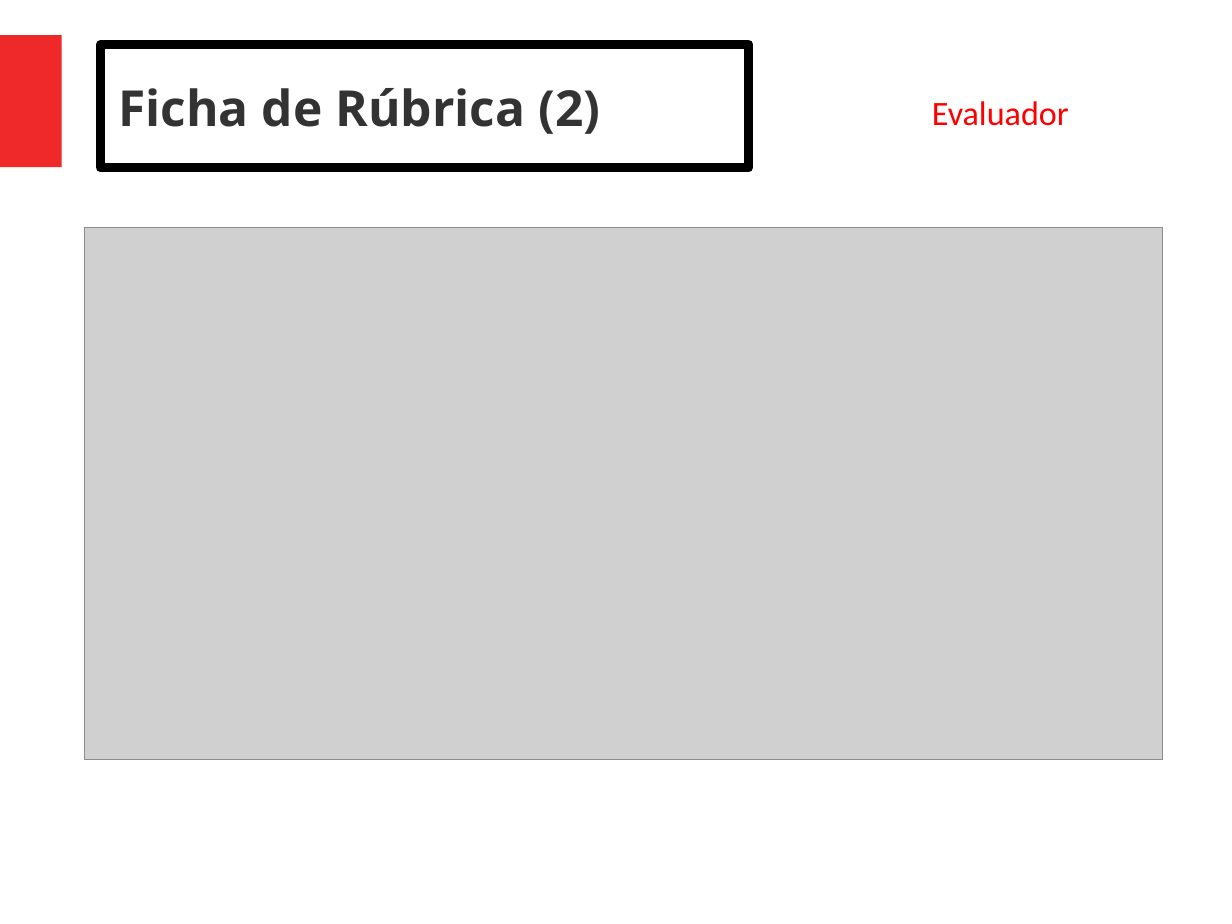
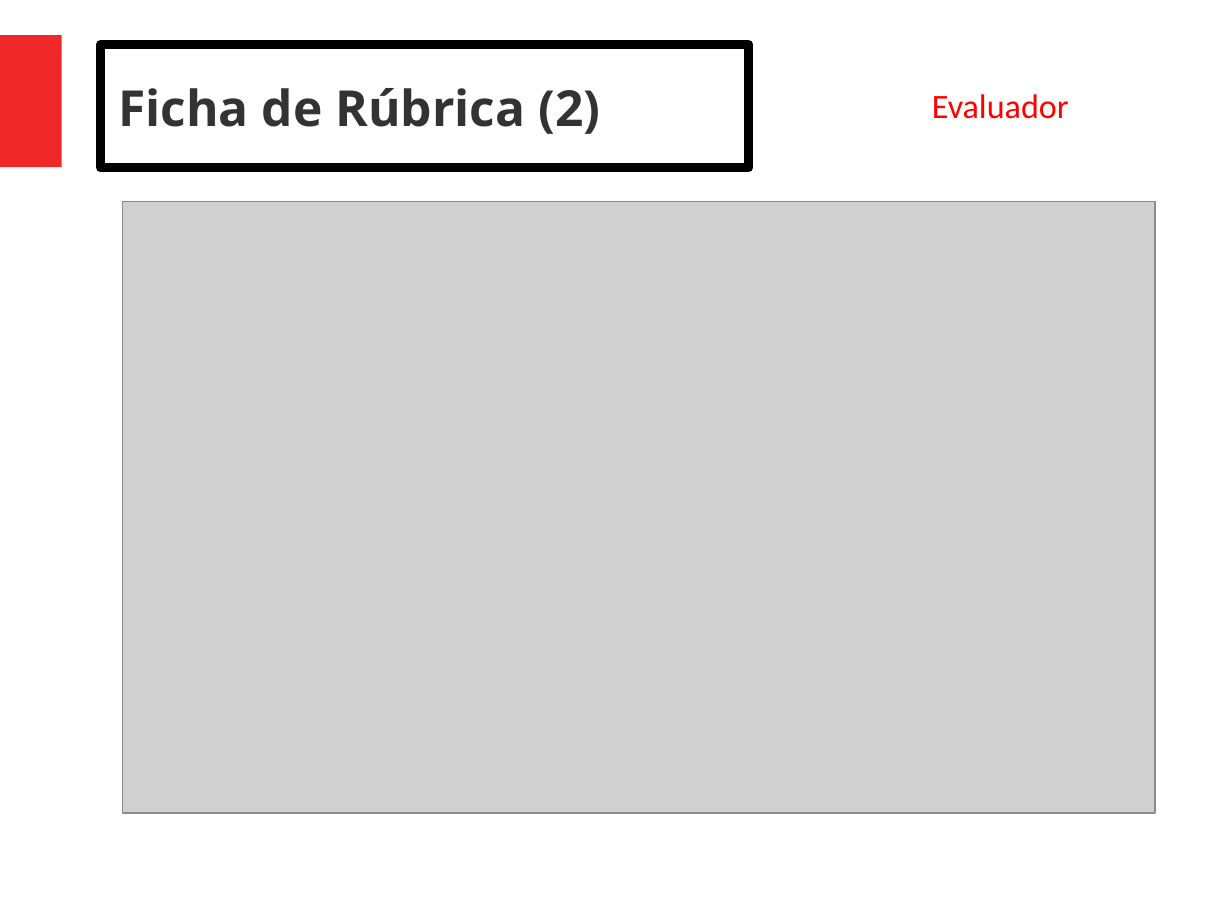
Before and after one commit to DCC-CC4401/2019-1-Grupo-13, a slide deck: slide 4 of presentaciones/presentacion-tarea2/presentacion.pptx (slide 5 before the commit). Drawn at 1232x924 pixels with LibreOffice and Linux fonts; fonts in the diff are those of the drawing; grey boxes stand for pictures. Boxes give left, top, right and bottom in pixels: in the first picture for what was removed or moved away, otherwise in the second. Text is boxed around its words. In the diff, an @@ line names an element or a change of style, - is before the commit and + after.

Commit message:
screenshots y presentacion tarea2

```diff
--- a/presentaciones/presentacion-tarea2/presentacion.pptx
+++ b/presentaciones/presentacion-tarea2/presentacion.pptx
@@ text "Evaluador": place and size @@
-text "Evaluador" at [932, 101, 1069, 126]
+text "Evaluador" at [932, 94, 1069, 119]
@@ picture: place and size @@
-picture at [85, 227, 1163, 760]
+picture at [123, 201, 1156, 814]
```
Also in this commit, not shown: 9 other slides changed, 1 slide removed, 24 other files.
